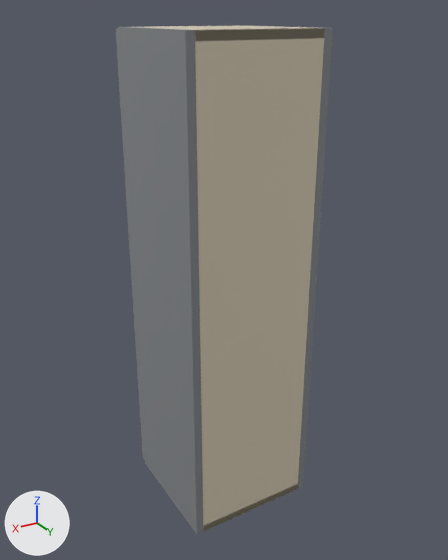
The glTF model storefront/public/cabinet-inventory/models/oppein-ply-gss-w1242.glb as it was, and as the next commit left it.
Rendered twice from a camera (50 mm lens) standing at (0.804, 0.953, 1.091) and looking at (0.142, -0.15, 0.54). The lights are fixed; the arrows at lower left show +X, +Y and +Z. The first picture is the older version. Where no turn or scale is listed for an object, it has been applied to the vertices.

In view in the first picture: 'Cabinet back', 'Cabinet bottom', 'Cabinet side', 'Cabinet side.001', 'Cabinet top', 'Door'.
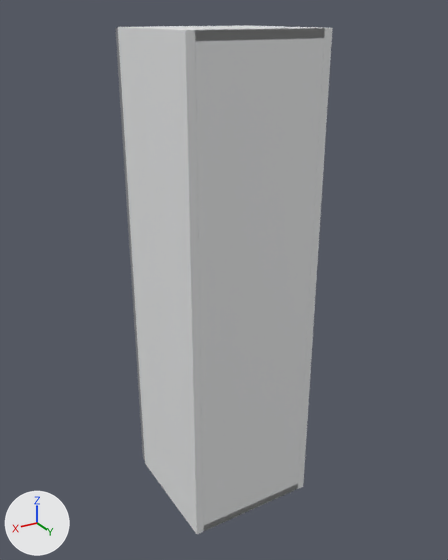
Boxes (x1, y1, x2, y2) around the edits, measured in the pictures (448 x 560 px):
'Cabinet back', recoloured (beige to white): (195, 28, 325, 531) in both
'Cabinet side.001', recoloured (grey to white): (118, 27, 203, 534) in both
'Cabinet side', recoloured: (244, 25, 332, 489) in both
'Cabinet top', recoloured: (142, 26, 325, 41) in both
'Cabinet bottom', recoloured: (203, 484, 298, 531) in both

What changed in the scene script:
```text
Add mat_white_cabinet_carcass:
    mat_white_cabinet_carcass = principled_material('White cabinet carcass')
    mat_white_cabinet_carcass.base_color = (0.82, 0.83, 0.835)  # white #eaebec
    mat_white_cabinet_carcass.roughness = 0.48
Change me_cube_002:
    where me_cube_002.from_pydata(...)  # 56 vertices, 108 faces; spans x -0.134..0.134, y -0.006..0.006, z -0.533..0.533
    remove me_cube_002.materials.append(mat_cabinet_interior___visual_interpretation)  # beige #daceb6
    add me_cube_002.materials.append(mat_white_cabinet_carcass)  # white #eaebec
Change me_cube_003:
    where me_cube_003.from_pydata(...)  # 56 vertices, 108 faces; spans x -0.134..0.134, y -0.142..0.142, z -0.009..0.009
    remove me_cube_003.materials.append(mat_cabinet_interior___visual_interpretation)  # beige #daceb6
    add me_cube_003.materials.append(mat_white_cabinet_carcass)  # white #eaebec
Change me_cube:
    where me_cube.from_pydata(...)  # 56 vertices, 108 faces; spans x -0.009..0.009, y -0.142..0.142, z -0.533..0.533
    remove me_cube.materials.append(mat_supplier_finish___gray_single_shaker)  # grey #868a8e
    add me_cube.materials.append(mat_white_cabinet_carcass)  # white #eaebec
Change me_cube_001:
    where me_cube_001.from_pydata(...)  # 56 vertices, 108 faces; spans x -0.009..0.009, y -0.142..0.142, z -0.533..0.533
    remove me_cube_001.materials.append(mat_supplier_finish___gray_single_shaker)  # grey #868a8e
    add me_cube_001.materials.append(mat_white_cabinet_carcass)  # white #eaebec
Change me_cube_004:
    where me_cube_004.from_pydata(...)  # 56 vertices, 108 faces; spans x -0.134..0.134, y -0.142..0.142, z -0.009..0.009
    remove me_cube_004.materials.append(mat_cabinet_interior___visual_interpretation)  # beige #daceb6
    add me_cube_004.materials.append(mat_white_cabinet_carcass)  # white #eaebec
```
